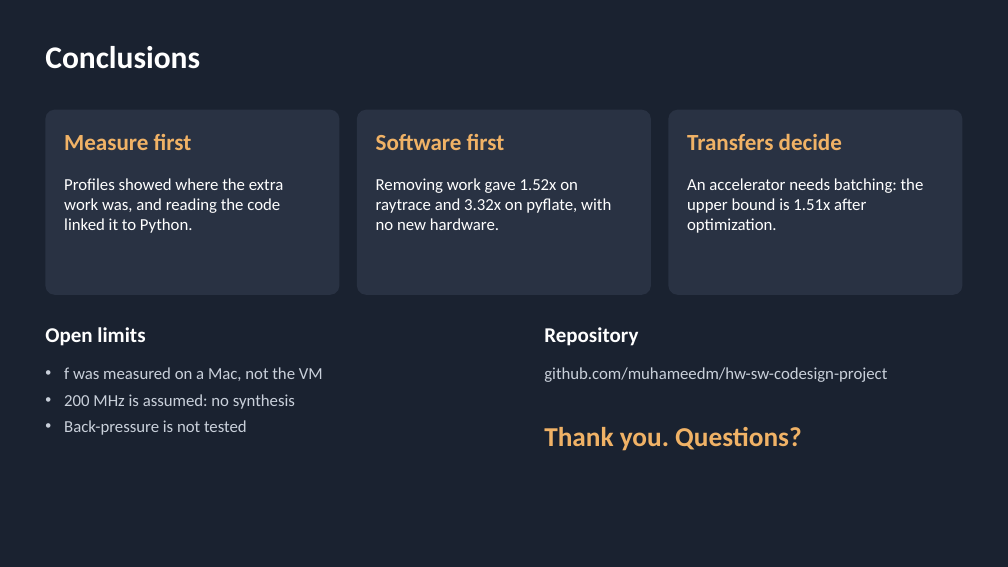
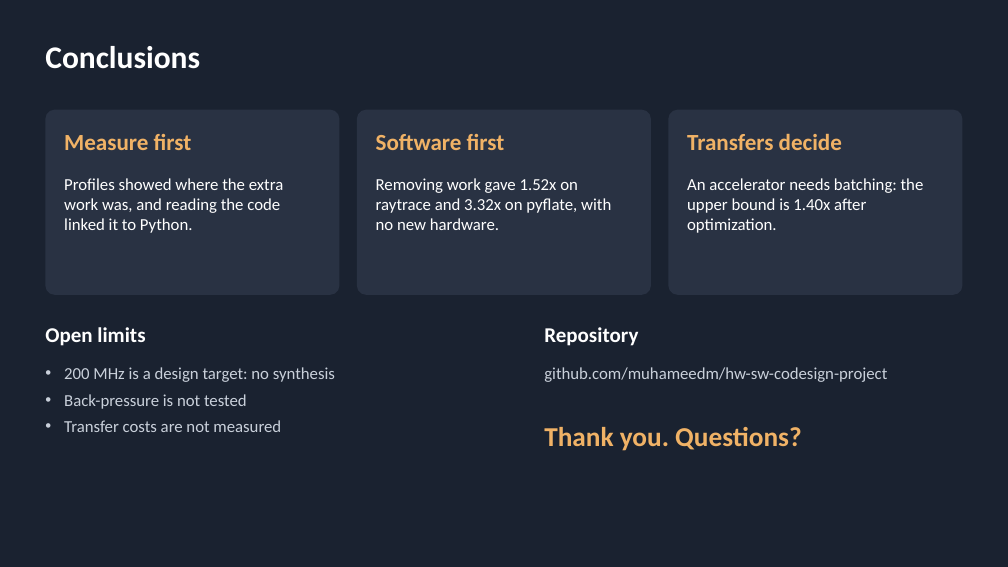
Before and after one commit to muhameedm/hw-sw-codesign-project, a slide deck: slide 29 of presentation/presentation.pptx. Drawn at 1008x567 pixels with LibreOffice and Linux fonts; fonts in the diff are those of the drawing. Boxes give left, top, right and bottom in pixels: in the first picture for what was removed or moved away, otherwise in the second. Text is boxed around its words. In the diff, an @@ line names an element or a change of style, - is before the commit and + after.

```diff
--- a/presentation/presentation.pptx
+++ b/presentation/presentation.pptx
@@ text at [687, 178, 924, 233]: text changed @@
-An accelerator needs batching: the upper bound is 1.51x after optimization.
+An accelerator needs batching: the upper bound is 1.40x after optimization.
@@ text at [64, 367, 335, 382]: text changed @@
-• f was measured on a Mac, not the VM
-• 200 MHz is assumed: no synthesis
+• 200 MHz is a design target: no synthesis
@@ text at [64, 420, 281, 432]: paragraph added @@
+• Transfer costs are not measured
```
Also in this commit, not shown: 10 other slides changed, 5 other files.
